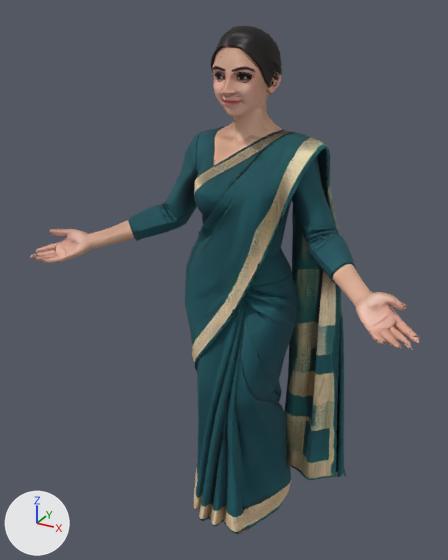
The glTF model assets/people/lite/crew-lite.glb: old version first, new version second.
One viewpoint serves both versions: a 50 mm lens placed at (0.953, -1.789, 1.95), pointed at (-0.042, 0.02, 1.045). Lighting does not change. The marker at lower left points along +X, +Y and +Z. The first picture is the older version. Vertices at exactly the same position are counted once.

The scene before the commit, as lines of its bpy script (objects in view):
```python
me_model_057 = bpy.data.meshes.new('model.057')
me_model_057.from_pydata(...)  # 27715 vertices, 30000 faces; spans x -0.7..0.7, y -0.29..0.29, z 0.0..1.9
me_model_057.materials.append(mat_face)  # picture img_skin_face_diffuse
ob_facemesh = bpy.data.objects.new('FaceMesh', me_model_057)
ob_facemesh.location = (0.0, 0.0, 0.0)
```
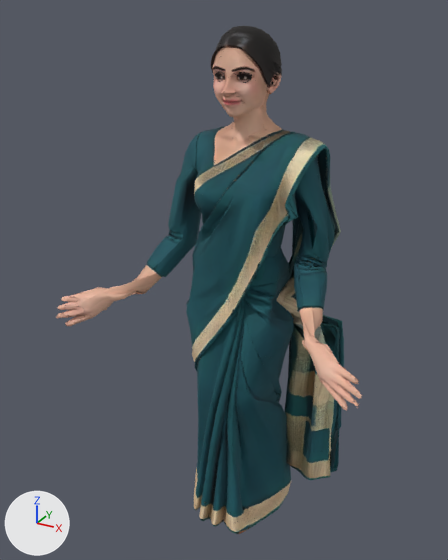
The edits, one by one:
me_model_057 is used by ob_facemesh; location (0.0, 0.0, 0.0).
me_model_057 had 27715 vertices, 30000 faces and spanned x -0.7..0.7, y -0.29..0.29, z 0.0..1.9.
me_model_057 now has 27715 vertices, 30000 faces and spans x -0.57..0.58, y -0.3..0.29, z 0.0..1.9.
me_model_057 part 1: the loose piece of 84 vertices spanning x -0.7..-0.63, y -0.24..-0.18, z 1.12..1.14 is multiplied about its middle by the matrix ((0.367, 0.904, -0.222), (0.245, 0.136, 0.96), (0.897, -0.406, -0.172)), then moved by (0.16, -0.06, -0.23).
me_model_057 part 2: the loose piece of 740 vertices spanning x -0.7..-0.5, y -0.29..-0.12, z 1.1..1.21 is multiplied about its middle by the matrix ((0.367, 0.904, -0.222), (0.245, 0.136, 0.96), (0.897, -0.406, -0.172)), then moved by (0.12, -0.02, -0.21).
me_model_057 part 3: the loose piece of 84 vertices spanning x -0.68..-0.61, y -0.26..-0.18, z 1.11..1.13 is multiplied about its middle by the matrix ((0.367, 0.904, -0.222), (0.245, 0.136, 0.96), (0.897, -0.406, -0.172)), then moved by (0.14, -0.05, -0.2).
me_model_057 part 4: the loose piece of 148 vertices spanning x 0.58..0.67, y -0.29..-0.22, z 1.11..1.13 is multiplied about its middle by the matrix ((0.367, -0.904, 0.222), (-0.245, 0.136, 0.96), (-0.897, -0.406, -0.172)), then moved by (-0.1, -0.02, -0.17).
me_model_057 part 5: the loose piece of 78 vertices spanning x 0.62..0.69, y -0.28..-0.19, z 1.11..1.13 is multiplied about its middle by the matrix ((0.367, -0.904, 0.222), (-0.245, 0.136, 0.96), (-0.897, -0.406, -0.172)), then moved by (-0.13, -0.04, -0.21).
me_model_057 part 6: 3837 of 27715 vertices moved; they spanned x 0.17..0.7, y -0.29..0.24, z 0.2..1.37 and now span x 0.0..0.58, y -0.3..0.24, z 0.17..1.37; mean shift (-0.07, -0.01, -0.09); largest move (0.42, 0.2, 0.2) -> (0.0, 0.2, 0.18).
me_model_057 part 7: 873 of 27715 vertices moved; they spanned x -0.7..-0.17, y -0.29..0.19, z 0.91..1.36 and now span x -0.57..-0.1, y -0.3..0.19, z 0.88..1.36; mean shift (0.06, -0.01, -0.12); largest move (-0.7, -0.24, 1.12) -> (-0.54, -0.29, 0.88).
Other edits to the shape of me_model_057 do not show in these pictures.

Pixel boxes (x1, y1, x2, y2) of what changed, in the pictures (448 x 560 px; the box of a moved part takes in the faces that stretch with it):
'FaceMesh', reshaped (22% narrower)
    before: (30, 26, 420, 534)
    after: (57, 26, 362, 534)
part 1 of me_model_057, moved or reshaped (not visible before)
    after: (65, 316, 85, 326)
part 2 of me_model_057, moved or reshaped
    before: (36, 229, 91, 263)
    after: (58, 287, 114, 323)
part 3 of me_model_057, moved or reshaped
    before: (37, 250, 56, 257)
    after: (62, 309, 84, 318)
part 4 of me_model_057, moved or reshaped
    before: (373, 328, 401, 348)
    after: (343, 370, 362, 397)
part 5 of me_model_057, moved or reshaped (not visible afterwards)
    before: (390, 326, 410, 346)
part 6 of me_model_057, moved or reshaped
    before: (263, 180, 420, 477)
    after: (263, 180, 361, 477)
part 7 of me_model_057, moved or reshaped
    before: (31, 169, 198, 309)
    after: (58, 169, 201, 311)
